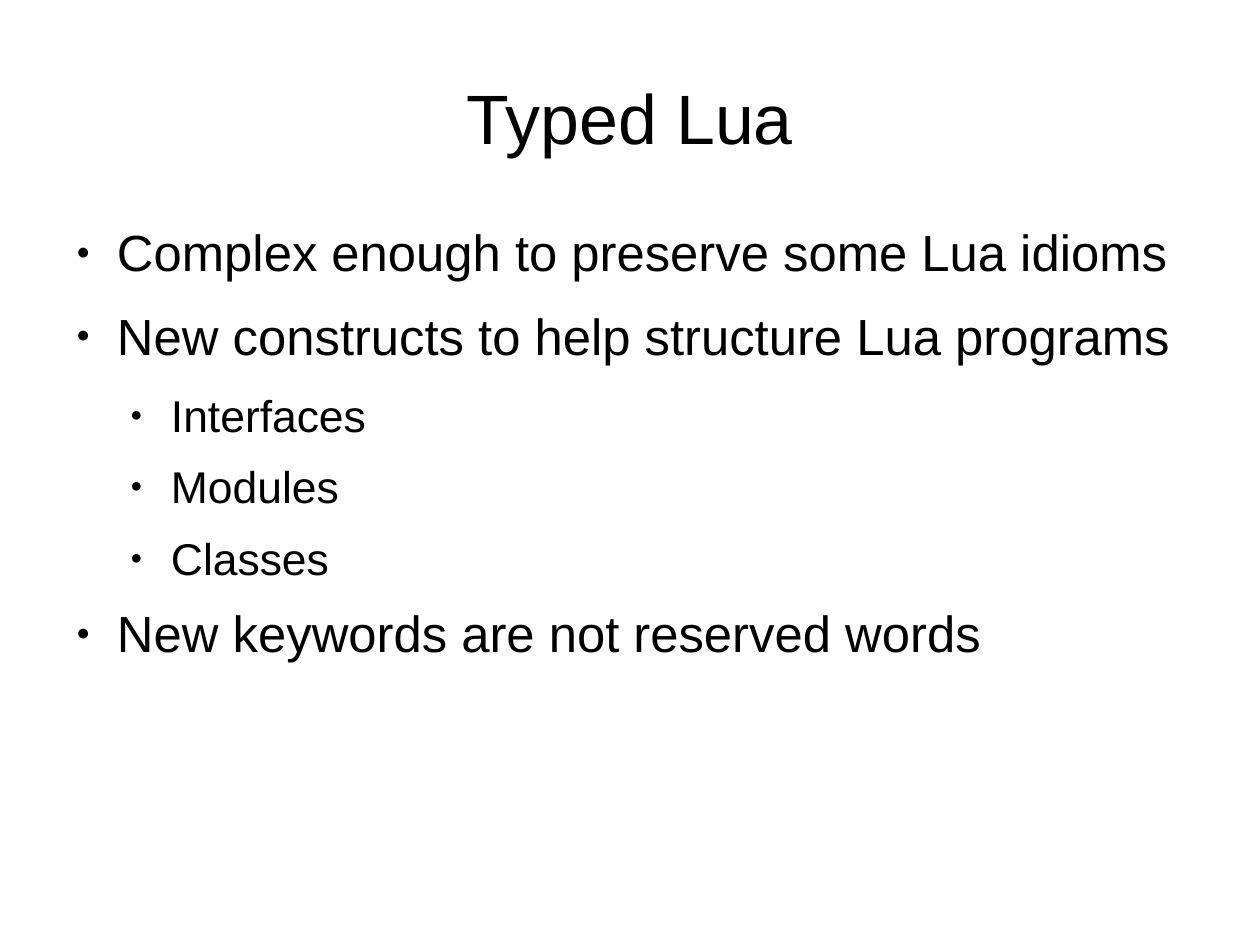
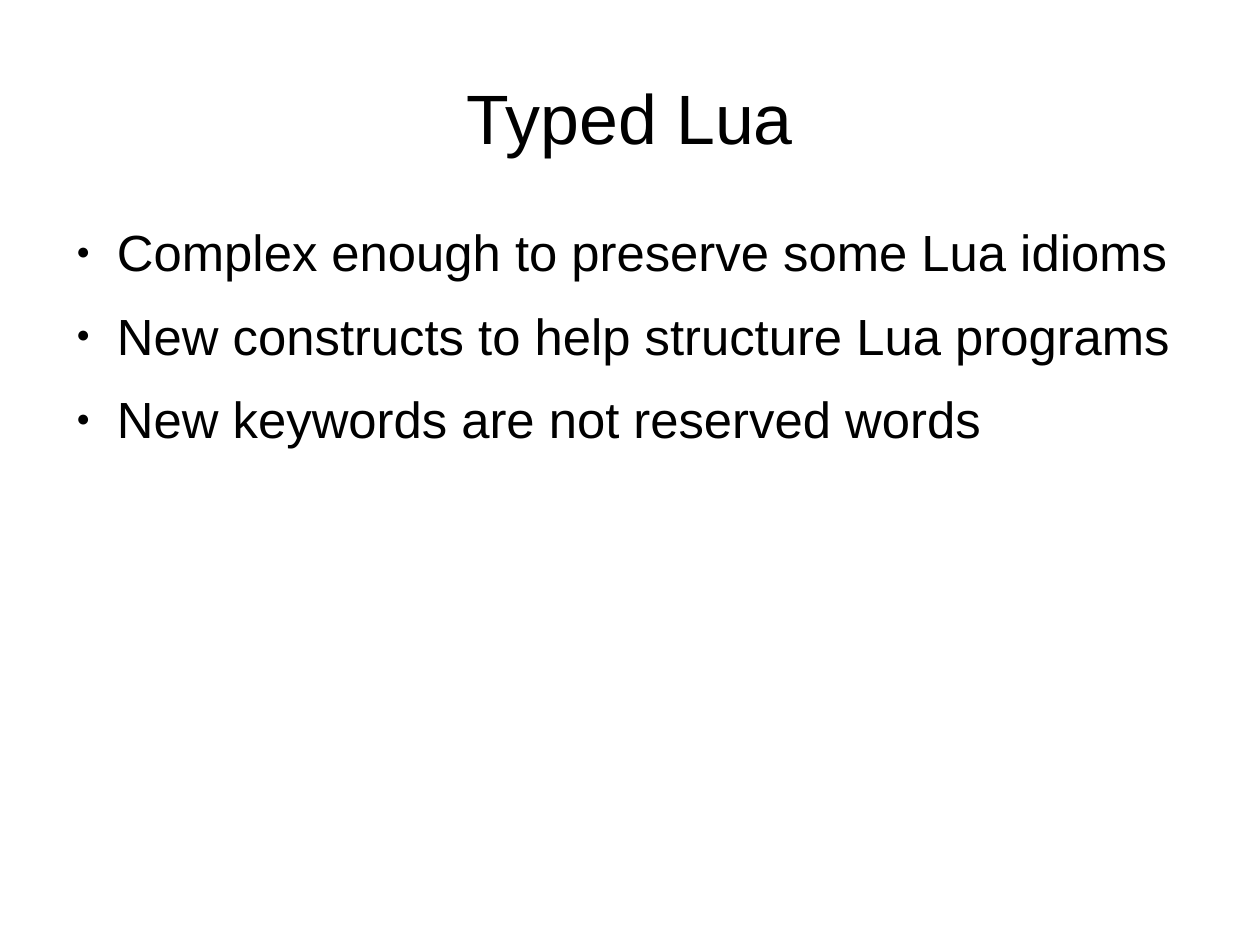
Before and after one commit to andremm/typedlua, a slide deck: slide 4 of doc/slides/dyla2014.odp. Drawn at 1260x945 pixels with LibreOffice and Linux fonts; fonts in the diff are those of the drawing. Boxes give left, top, right and bottom in pixels: in the first picture for what was removed or moved away, otherwise in the second. Text is boxed around its words. In the diff, an @@ line names an element or a change of style, - is before the commit and + after.

```diff
--- a/doc/slides/dyla2014.odp
+++ b/doc/slides/dyla2014.odp
@@ text at box(171, 400, 366, 576): paragraphs removed @@
-  ● Interfaces
-  ● Modules
-  ● Classes
```
Also in this commit, not shown: 14 other slides changed.
